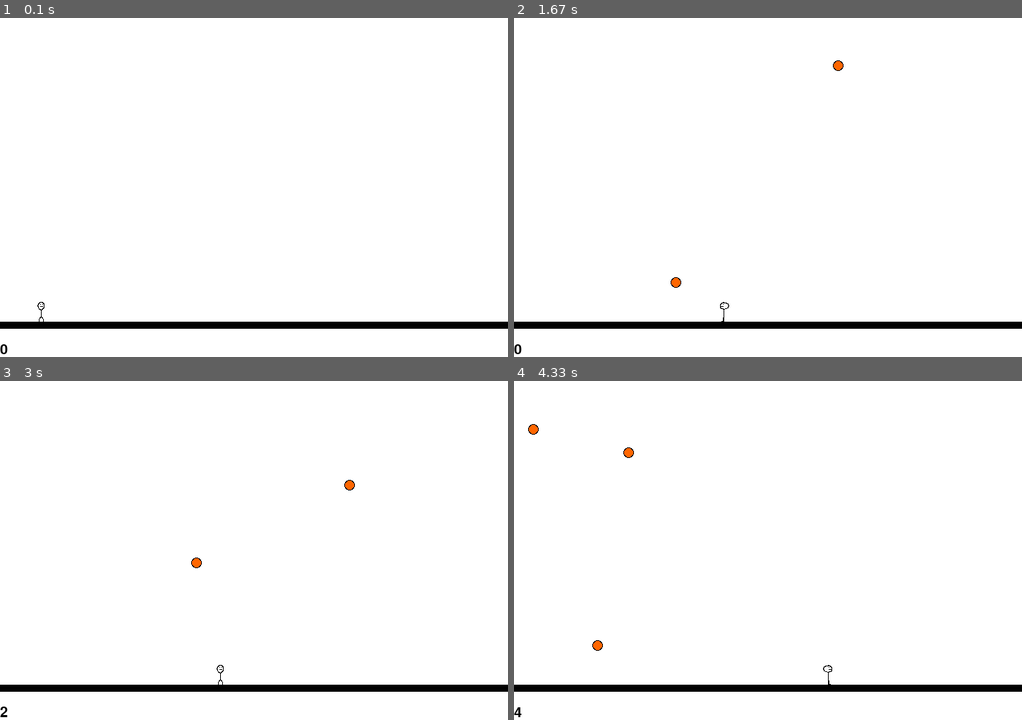
Above: before the commit, frames 1-4 (two rows, left to right).
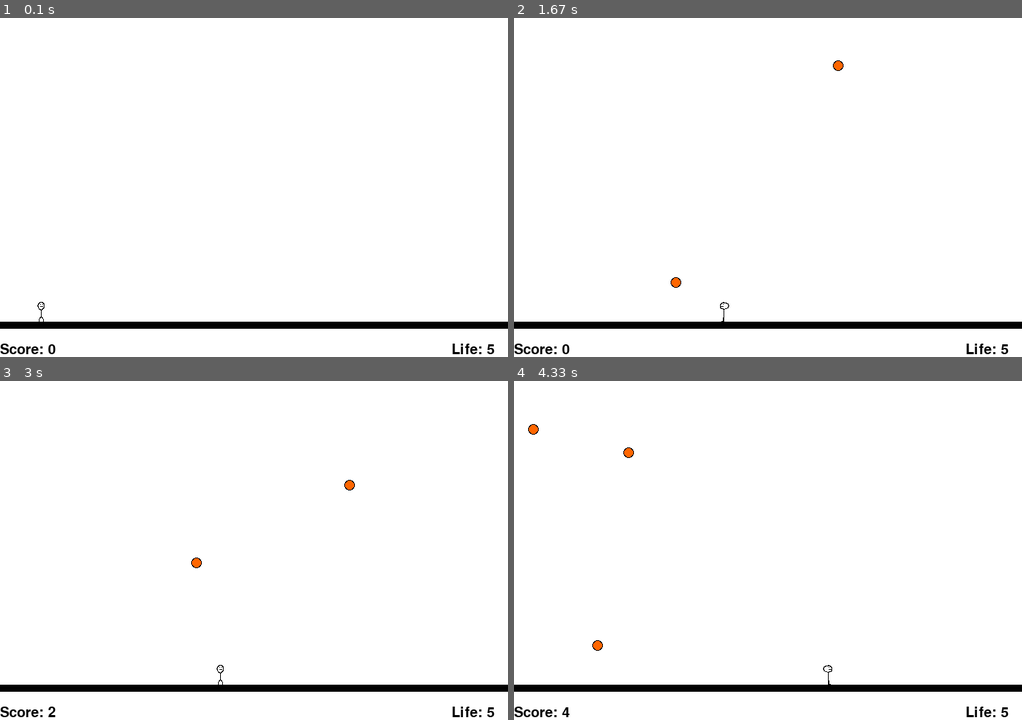
Above: after the commit, the same moments.

Repository: curtisxk38/pygame-DodgeGame
Game: pygame game, started from DodgeGame.py
The game is run twice, just before and just after one commit, with the same random seed, the same clock (stepped at 60 frames per second) and the same inputs.
Inputs:
- Up to frame 1 (0.1 s): no input
- Up to frame 2 (1.67 s): hold Right 0.33-0.8 s; hold Right 0.83-1.3 s; hold Left from 1.33 s (still down)
- Up to frame 3 (3 s): release Left at 1.87 s; hold Left 1.9-2.3 s; hold Right 2.33-2.97 s
- Up to frame 4 (4.33 s): hold Left 3-3.47 s; hold Right 3.5-3.97 s; hold Right from 4 s (still down)

The runs differ from the first frame. In frame 1, 0.3% of the frame differs, in the area x 0-98%, y 96-100%; in frame 2, 0.3%; in frame 3, 0.3%; in frame 4, 0.3%.

Commit message:
Basic life tracking implemented

Diff:
--- a/DodgeGame.py
+++ b/DodgeGame.py
@@ -34,13 +34,15 @@
         self.move = vector.Vector(self.rect.centerx, self.rect.centery)
         self.speed = speed
         self.life = 5
+        self.last_hit = pygame.time.get_ticks()
+
         self.boundary_rect = pygame.Rect(50, 0, SCREEN_SIZE[0] - 50, SCREEN_SIZE[1])
 
         self.direction = KEY_BINDINGS["RIGHT"]
         self.old_direction = None
         self.redraw = False
         self.image = None
-        self.frame = 0
+        self.current_frame = 0
         self.frames = self.get_frames()
         self.animate_timer = 0.0
         self.animate_fps = 8.0
@@ -49,14 +51,14 @@
         self.adjust_images()
 
     def get_frames(self):
-        #Get a list of all frames
+        # Get a list of all frames
         sheet = PLAYER_IMAGE
-        indices = [[0,0], [1,0], [2,0]]
+        indices = [[0, 0], [1, 0], [2, 0]]
         return get_images(sheet, indices, self.rect.size)
 
     def make_frame_dict(self):
-        #Create a dictionary of direction keys to frames
-        #Use transform functions to reduce the size of the sprite sheet used
+        # Create a dictionary of direction keys to frames
+        # Use transform functions to reduce the size of the sprite sheet used
         frames = {None : [self.frames[0]],
                   KEY_BINDINGS["LEFT"] : [self.frames[1],
                                           self.frames[2]],
@@ -72,17 +74,17 @@
         self.make_image()
 
     def make_image(self):
-        #Update animation as needed
+        # Update animation as needed
         now = pygame.time.get_ticks()
         if self.redraw or now - self.animate_timer > 1000/self.animate_fps:
             if self.direction is not None:
-                self.frame = (self.frame + 1) % (len(self.walk_frames))
-                self.image = self.walk_frames[self.frame]
+                self.current_frame = (self.current_frame + 1) % (len(self.walk_frames))
+                self.image = self.walk_frames[self.current_frame]
             else:
                 self.image = self.frames[0]
             self.animate_timer = now
         if not self.image:
-            self.image = self.walk_frames[self.frame]
+            self.image = self.walk_frames[self.current_frame]
         self.redraw = False
 
     def change_direction(self, pos_change):
@@ -93,13 +95,22 @@
         elif pos_change.x == 0:
             self.direction = None
 
-    def update(self, pressed_keys, dt):
+    def hit(self, sprite_group):
+        now = pygame.time.get_ticks()
+        if now - self.last_hit > 100:
+            for sprite in sprite_group:
+                if isinstance(sprite, Ball):
+                    if self.rect.colliderect(sprite.rect):
+                            self.life -= 1
+            return now
+        return self.last_hit
+
+    def update(self, pressed_keys, sprite_group, dt):
         change = vector.Vector(0, 0)
         for key in DIRECT_DICT:
             if pressed_keys[key]:
                 change.add_vector(DIRECT_DICT[key])
         self.change_direction(change)
-        #print(self.direction)
         frame_speed = self.speed * dt
         change.multiply_by_scalar(frame_speed)
         self.move.add_vector(change)
@@ -110,8 +121,11 @@
             self.move = vector.Vector(self.rect.centerx, self.rect.centery)
         self.adjust_images()
 
+        self.last_hit = self.hit(sprite_group)
+
     def draw(self, surface):
         surface.blit(self.image, self.rect)
+
 
 class Ball(pygame.sprite.Sprite):
     def __init__(self, speed, angle, rect):
@@ -144,6 +158,7 @@
                     self.rect.bottom = thingy.rect.top
                     self.velocity.y = -self.velocity.y + self.BOUNCE_LOSS
                     self.move = vector.Vector(self.rect.centerx, self.rect.centery)
+                    #BOUNCE_SOUND.play()
         if self.rect.left > SCREEN_SIZE[0]:
             pygame.sprite.Sprite.kill(self)
             score[0] += 1
@@ -177,11 +192,11 @@
         self.text = self.font.render(text, 1, color)
         self.pos = pos
 
-    def draw(self, surface):
-        surface.blit(self.text, self.pos)
-
     def update(self, text_to_render):
         self.text = self.font.render(text_to_render, 1, self.color)
+
+    def draw(self, surface):
+        surface.blit(self.text, self.pos)
 
 
 class Control():
@@ -195,6 +210,7 @@
         self.player = self.make_player()
         self.make_walls()
         self.score_text = self.make_score_text()
+        self.life_text = self.make_life_text()
 
     def make_player(self):
         player = Player(200, (0, 0, 16, 32))
@@ -214,7 +230,11 @@
         return timer
 
     def make_score_text(self):
-        text = Text(str(score[0]), 20, BLACK, (0, 460))
+        text = Text("Score: " + str(score[0]), 20, BLACK, (0, SCREEN_SIZE[1] - 20))
+        return text
+
+    def make_life_text(self):
+        text = Text("Life: " + str(self.player.life), 20, BLACK, (SCREEN_SIZE[0] - 80, SCREEN_SIZE[1] - 20))
         return text
 
     def event_loop(self):
@@ -229,12 +249,15 @@
             time_delta = self.CLOCK.tick(self.fps)/1000.0
             self.event_loop()
             ball_timer = self.make_balls(ball_timer)
-            self.player.update(self.pressed_keys, time_delta)
+            self.player.update(self.pressed_keys, things, time_delta)
             things.update(time_delta)
-            self.score_text.update(str(score[0]))
+            self.score_text.update("Score: " + str(score[0]))
+            self.life_text.update("Life: " + str(self.player.life))
+            # Draw
             self.screen.fill(WHITE)
             things.draw(self.screen)
             self.score_text.draw(self.screen)
+            self.life_text.draw(self.screen)
             self.player.draw(self.screen)
             pygame.display.update()
 
@@ -249,10 +272,12 @@
 if __name__ == "__main__":
     os.environ['SDL_VIDEO_CENTERED'] = '1'
     pygame.init()
+    pygame.mixer.init()
     pygame.display.set_caption("Dodge Game")
     screen = pygame.display.set_mode(SCREEN_SIZE)
     PLAYER_IMAGE = pygame.image.load("sprite_sheet.png").convert()
     PLAYER_IMAGE.set_colorkey(COLOR_KEY)
+    BOUNCE_SOUND = pygame.mixer.Sound("bounce2.wav")
     run = Control()
     run.main_loop()
     pygame.quit()
